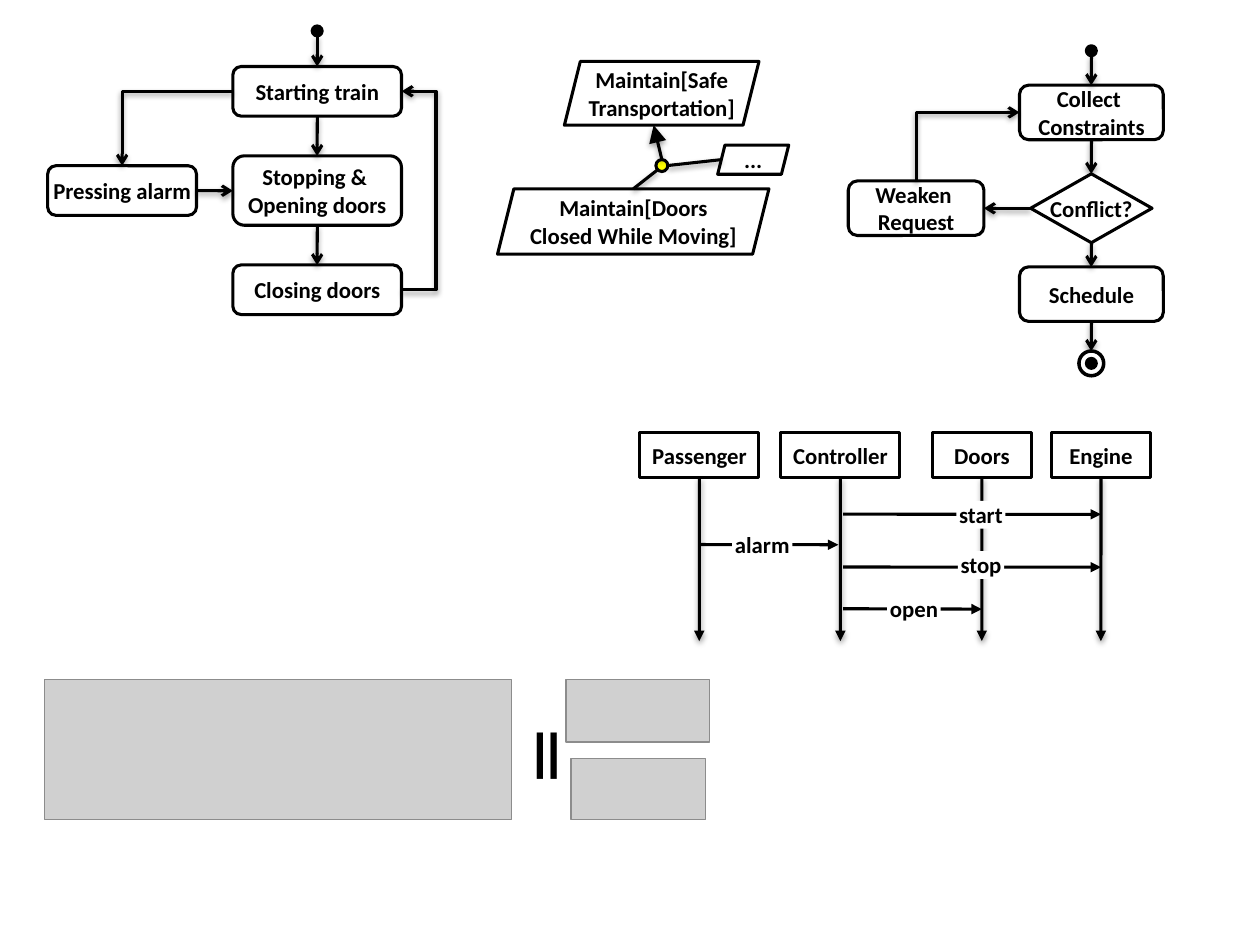
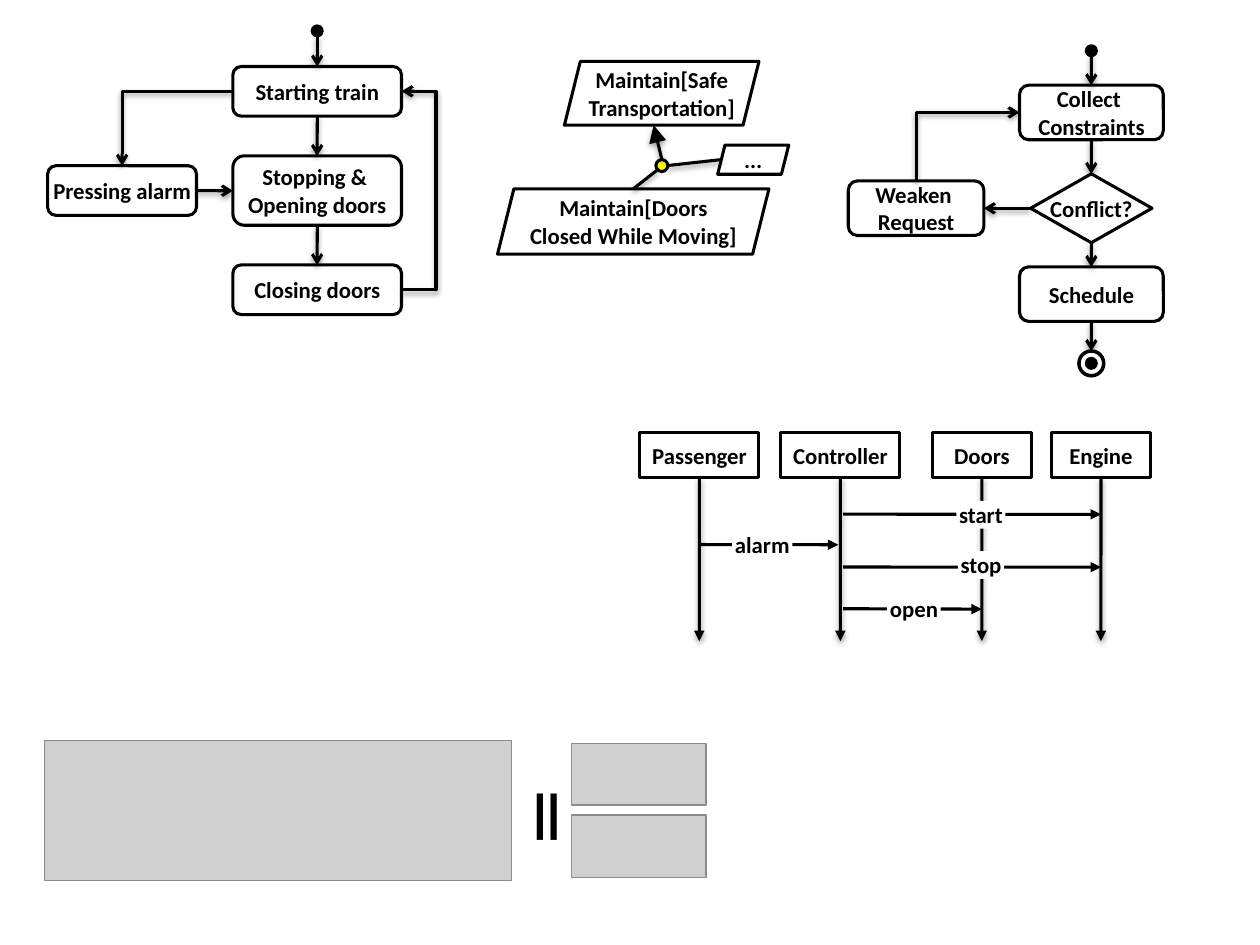
Before and after one commit to blambeau/phd, a slide deck: slide 5 of writing/images/train.pptx. Drawn at 1260x945 pixels with LibreOffice and Linux fonts; fonts in the diff are those of the drawing; grey boxes stand for pictures. Boxes give left, top, right and bottom in pixels: in the first picture for what was removed or moved away, otherwise in the second. Text is boxed around its words. In the diff, an @@ line names an element or a change of style, - is before the commit and + after.

```diff
--- a/writing/images/train.pptx
+++ b/writing/images/train.pptx
@@ picture removed at (566, 679, 709, 742) @@
@@ picture: place and size @@
-picture at (44, 679, 512, 819)
+picture at (44, 741, 512, 881)
@@ picture: place and size @@
-picture at (571, 759, 706, 820)
+picture at (572, 743, 707, 805)
@@ text "||": place and size @@
-text "||" at (520, 713, 573, 785)
+text "||" at (520, 775, 573, 847)
@@ picture added at (572, 815, 707, 877) @@
```
Also in this commit, not shown: 1 other slide changed, 5 other files.
